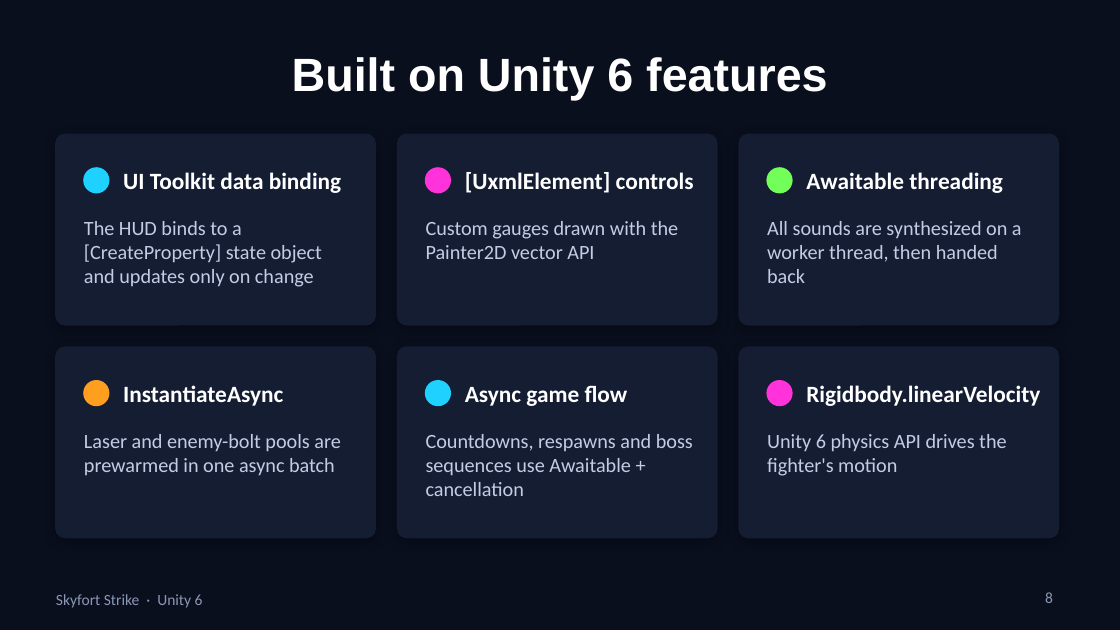
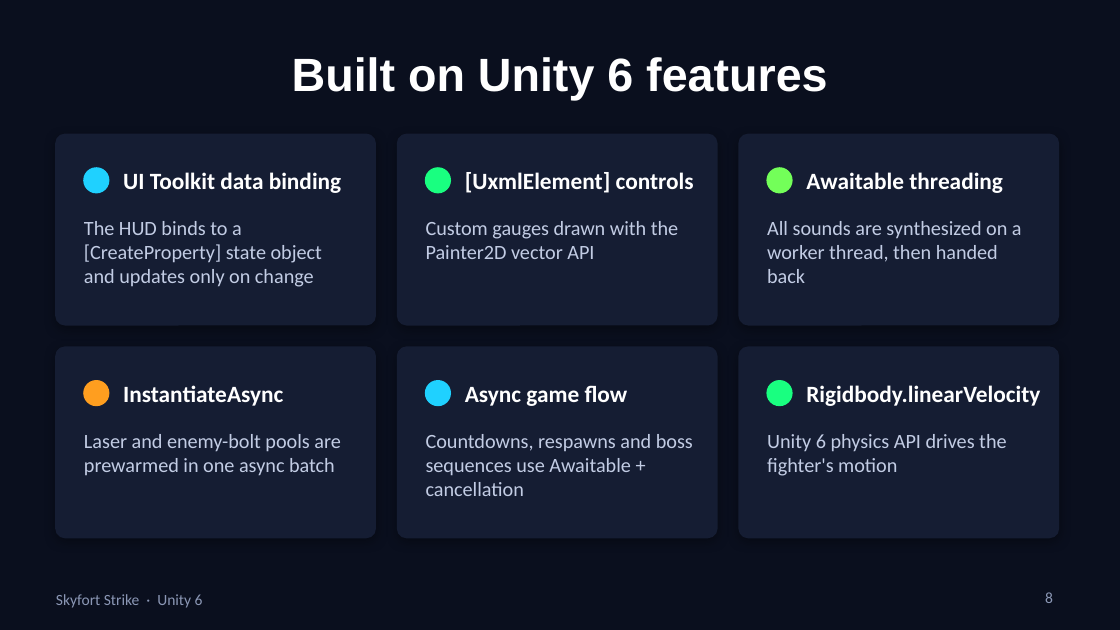
Before and after one commit to jcallinan/Unity6VideoGames, a slide deck: slide 8 of Presentation/SkyfortStrike.pptx. Drawn at 1120x630 pixels with LibreOffice and Linux fonts; fonts in the diff are those of the drawing. Boxes give left, top, right and bottom in pixels: in the first picture for what was removed or moved away, otherwise in the second. Text is boxed around its words. In the diff, an @@ line names an element or a change of style, - is before the commit and + after.

```diff
--- a/Presentation/SkyfortStrike.pptx
+++ b/Presentation/SkyfortStrike.pptx
@@ ellipse at (x1=426, y1=168, x2=450, y2=193): fill #FF33D9 to #19FF80; outline #FF33D9 1 pt to #19FF80 1 pt @@
@@ ellipse at (x1=767, y1=381, x2=792, y2=405): fill #FF33D9 to #19FF80; outline #FF33D9 1 pt to #19FF80 1 pt @@
```
Also in this commit, not shown: 5 other slides changed, 52 other files.
